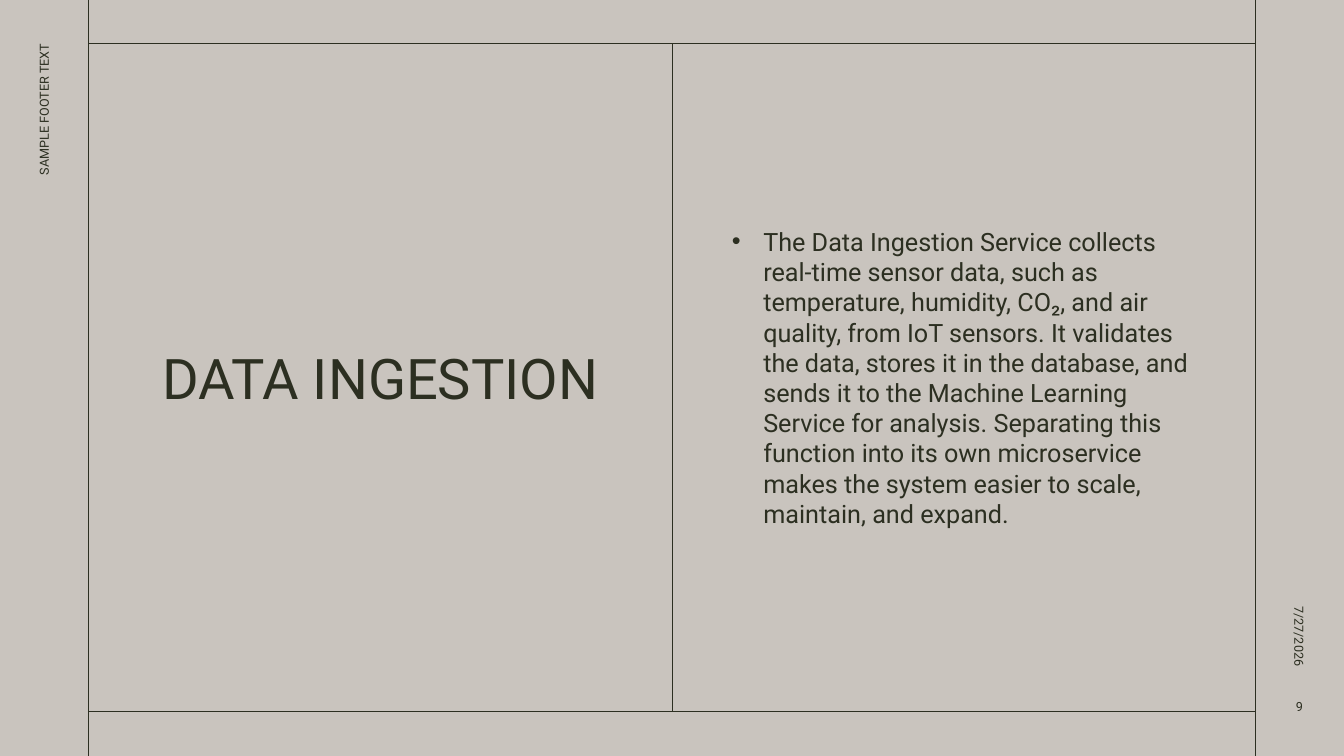
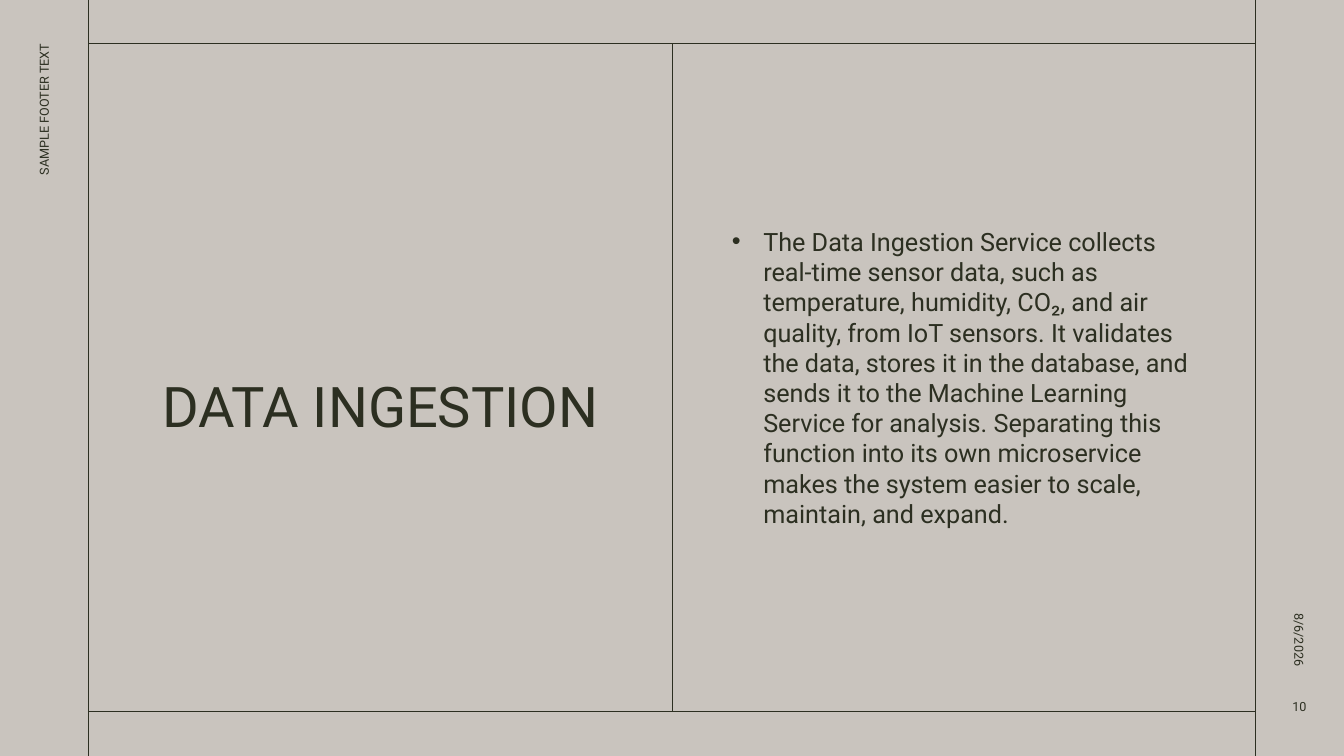
Before and after one commit to cucucumber789-svg/EGT307_T2_Bacon, a slide deck: slide 10 of EGT307 PRESENTATION.pptx (slide 9 before the commit). Drawn at 1344x756 pixels with LibreOffice and Linux fonts; fonts in the diff are those of the drawing. Boxes give left, top, right and bottom in pixels: in the first picture for what was removed or moved away, otherwise in the second. Text is boxed around its words. In the diff, an @@ line names an element or a change of style, - is before the commit and + after.

```diff
--- a/EGT307 PRESENTATION.pptx
+++ b/EGT307 PRESENTATION.pptx
@@ title "DATA INGESTION" moved from (x1=162, y1=358, x2=598, y2=400) to (x1=162, y1=386, x2=598, y2=428) @@
@@ text at (x1=1291, y1=618, x2=1308, y2=665): text changed @@
-7/27/2026
+8/6/2026
@@ page number at (x1=1292, y1=702, x2=1306, y2=711): text changed @@
-9
+10
```
Also in this commit, not shown: 13 other slides changed, 3 slides added, 2 slides removed, 48 other files.
